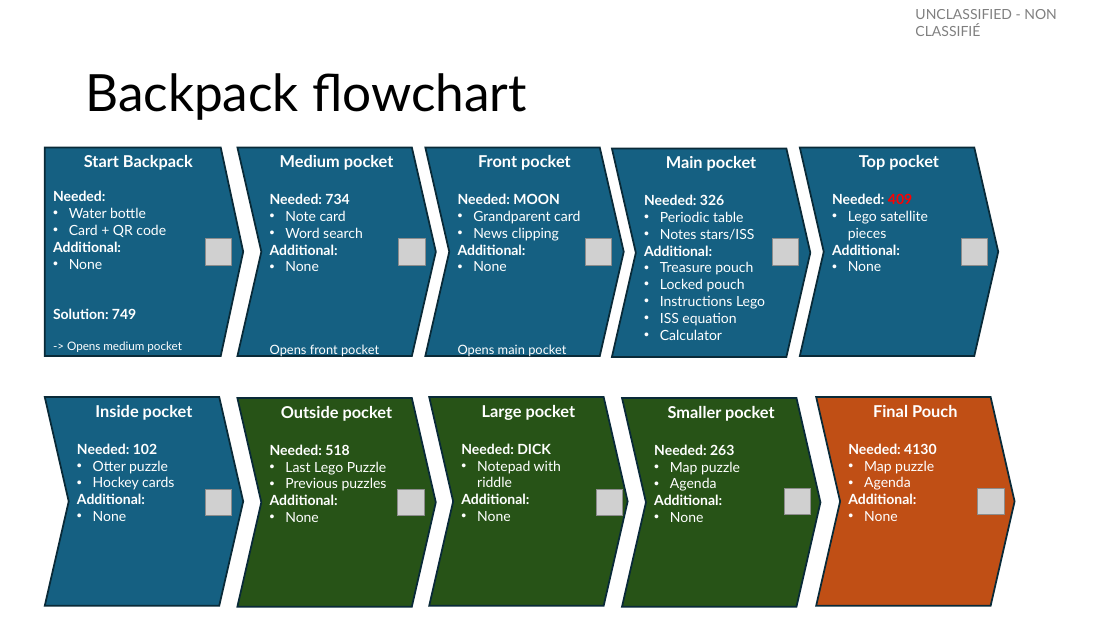
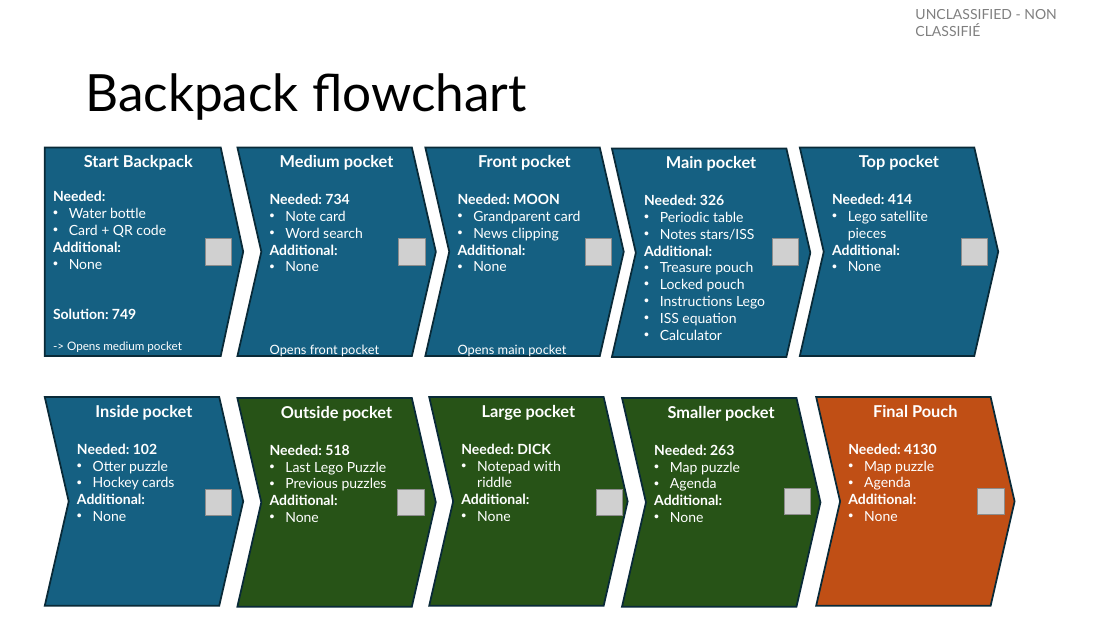
Before and after one commit to OttawaVisuals/EscapeBackpack, a slide deck: slide 4 of Hiking_Trip/Helper_Graphs.pptx (slide 2 before the commit). Drawn at 1120x630 pixels with LibreOffice and Linux fonts; fonts in the diff are those of the drawing; grey boxes stand for pictures. Boxes give left, top, right and bottom in pixels: in the first picture for what was removed or moved away, otherwise in the second. Text is boxed around its words. In the diff, an @@ line names an element or a change of style, - is before the commit and + after.

```diff
--- a/Hiking_Trip/Helper_Graphs.pptx
+++ b/Hiking_Trip/Helper_Graphs.pptx
@@ text in chevron at bbox=[832, 193, 912, 204]: text changed @@
-Needed: 409
+Needed: 414
```
Also in this commit, not shown: 4 other slides changed, 1 slide added, 35 other files.
